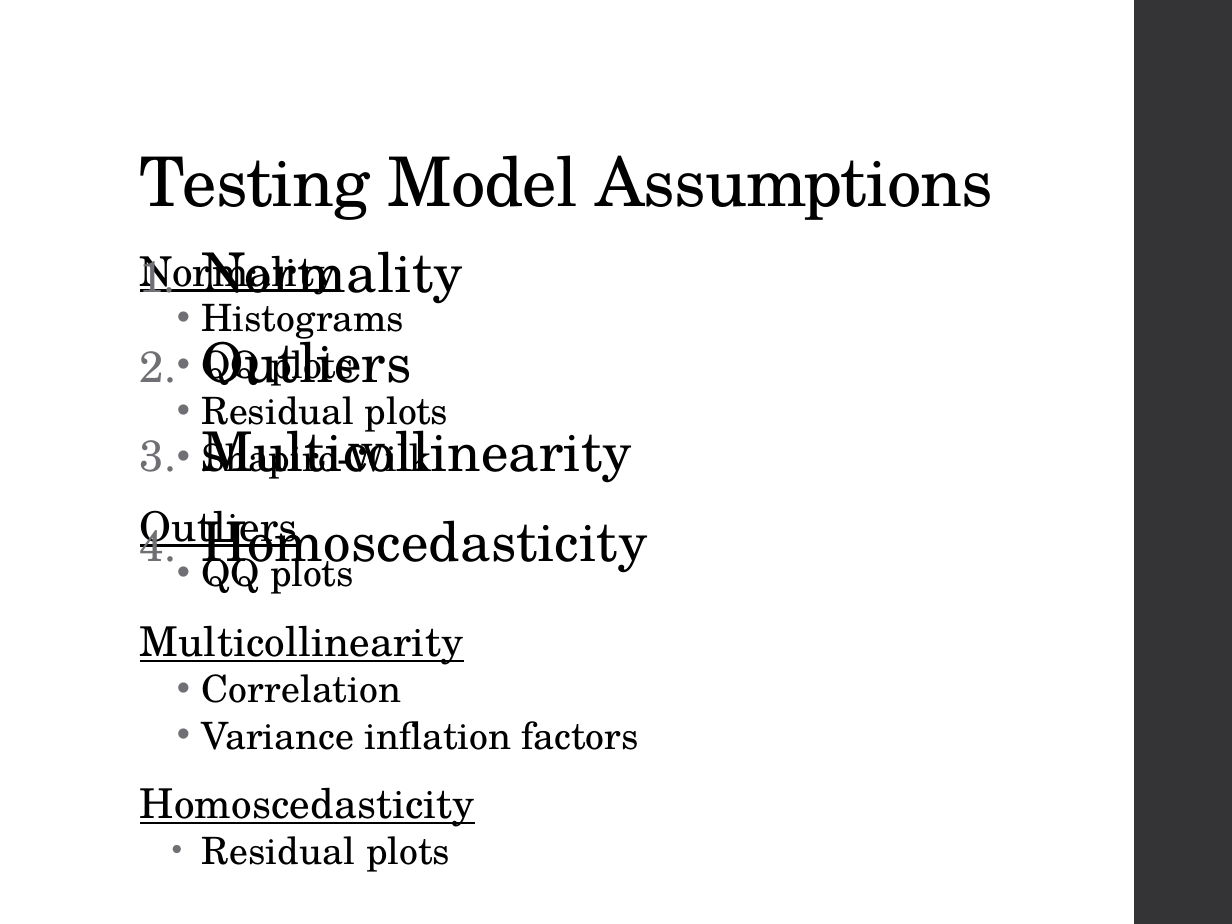
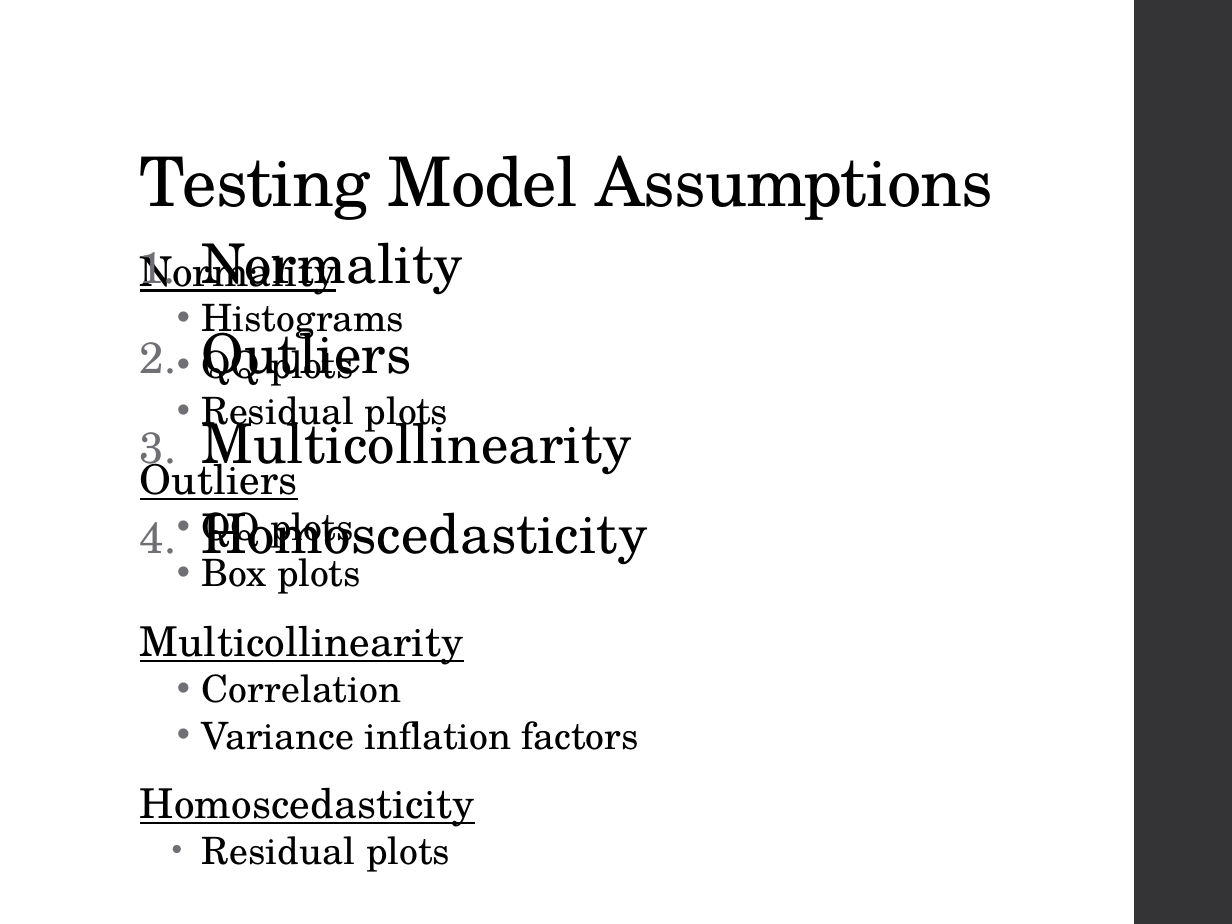
Before and after one commit to ncss-tech/stats_for_soil_survey, a slide deck: slide 10 of presentations/6_linear_regression/Linear_regression.pptx. Drawn at 1232x924 pixels with LibreOffice and Linux fonts; fonts in the diff are those of the drawing. Boxes give left, top, right and bottom in pixels: in the first picture for what was removed or moved away, otherwise in the second. Text is boxed around its words. In the diff, an @@ line names an element or a change of style, - is before the commit and + after.

```diff
--- a/presentations/6_linear_regression/Linear_regression.pptx
+++ b/presentations/6_linear_regression/Linear_regression.pptx
@@ text "Normality" rewrapped from (140,252,647,578) to (201,242,647,569) @@
@@ text at (201,433,431,479): paragraph removed @@
-  • Shapiro-Wilk
@@ text at (201,549,360,594): paragraph added @@
+  • Box plots
```
Also in this commit, not shown: 2 other slides changed, 1 slide removed.
